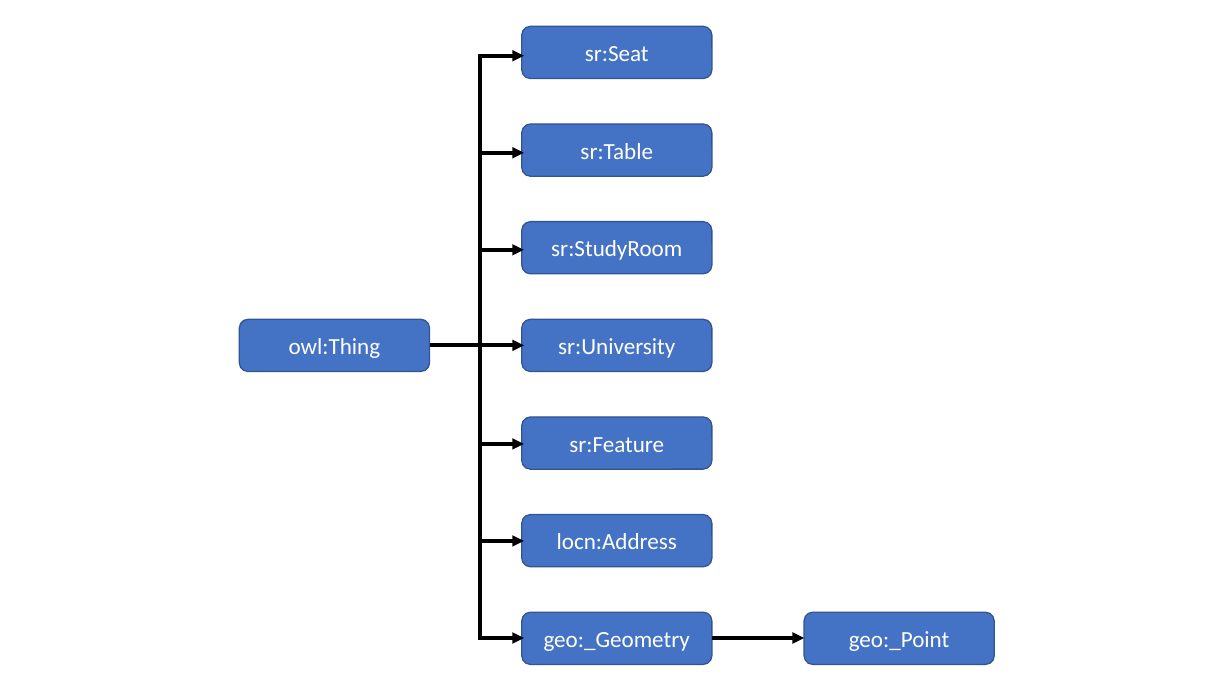
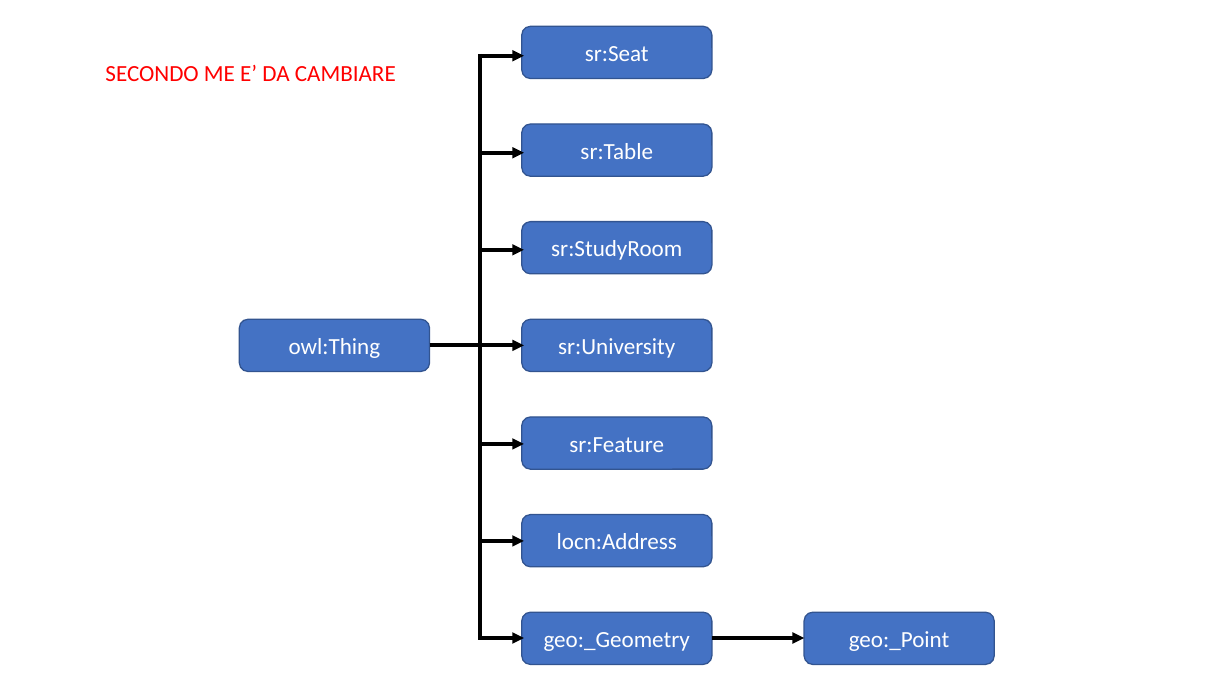
Before and after one commit to matte21/CalcM, a slide deck: slide 9 of ontologia.pptx (slide 2 before the commit). Drawn at 1232x693 pixels with LibreOffice and Linux fonts; fonts in the diff are those of the drawing. Boxes give left, top, right and bottom in pixels: in the first picture for what was removed or moved away, otherwise in the second. Text is boxed around its words. In the diff, an @@ line names an element or a change of style, - is before the commit and + after.

```diff
--- a/ontologia.pptx
+++ b/ontologia.pptx
@@ text added at (x1=105, y1=65, x2=396, y2=81), 18 pt, text #FF0000 @@
+SECONDO ME E’ DA CAMBIARE
```
Also in this commit, not shown: 7 slides added, 1 other file.
